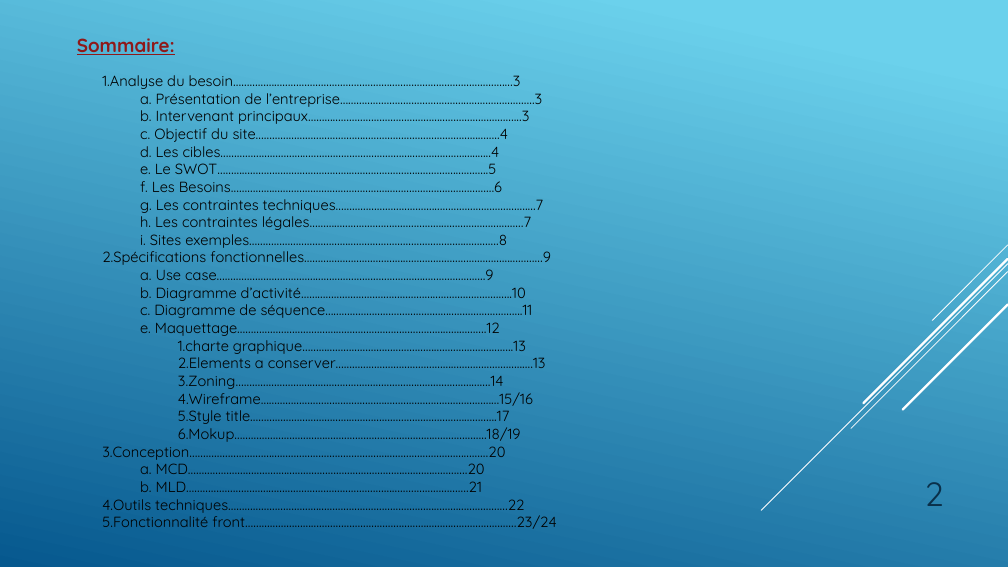
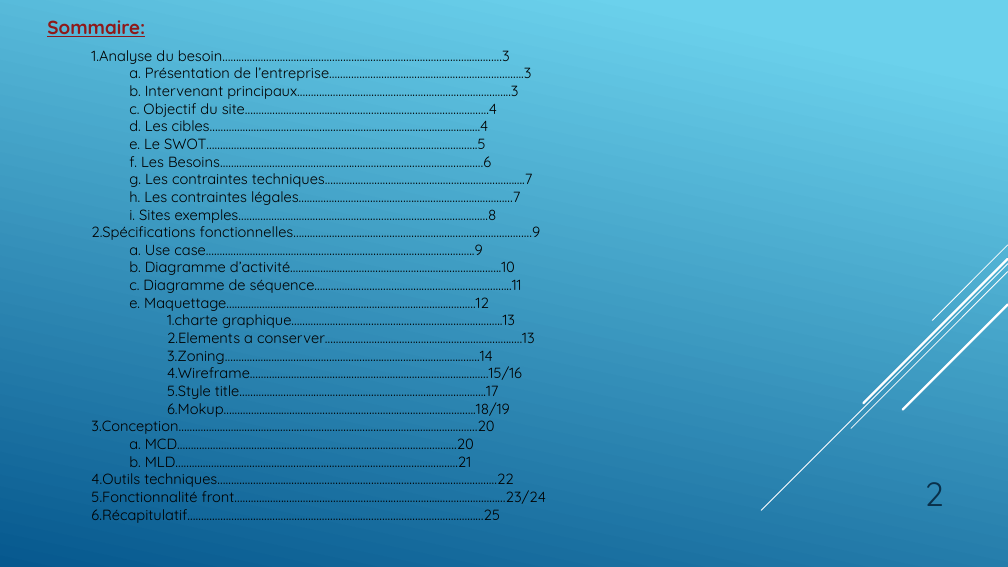
Before and after one commit to GillesP-dev/FilRouge, a slide deck: slide 2 of CDC/L_artiste.pptx. Drawn at 1008x567 pixels with LibreOffice and Linux fonts; fonts in the diff are those of the drawing. Boxes give left, top, right and bottom in pixels: in the first picture for what was removed or moved away, otherwise in the second. Text is boxed around its words. In the diff, an @@ line names an element or a change of style, - is before the commit and + after.

```diff
--- a/CDC/L_artiste.pptx
+++ b/CDC/L_artiste.pptx
@@ text "Sommaire:": place and size @@
-text "Sommaire:" at bbox=[77, 38, 175, 55]
+text "Sommaire:" at bbox=[47, 20, 145, 37]
@@ text "1.Analyse du besoin…………………………………………………………………………………………3": place and size @@
-text "1.Analyse du besoin…………………………………………………………………………………………3" at bbox=[102, 75, 556, 529]
+text "1.Analyse du besoin…………………………………………………………………………………………3" at bbox=[91, 50, 546, 523]
@@ text at bbox=[91, 509, 500, 523]: paragraph added @@
+6.Récapitulatif………………………………………………………………………………………………25
```
Also in this commit, not shown: 1 other slide changed, 3 other files.
